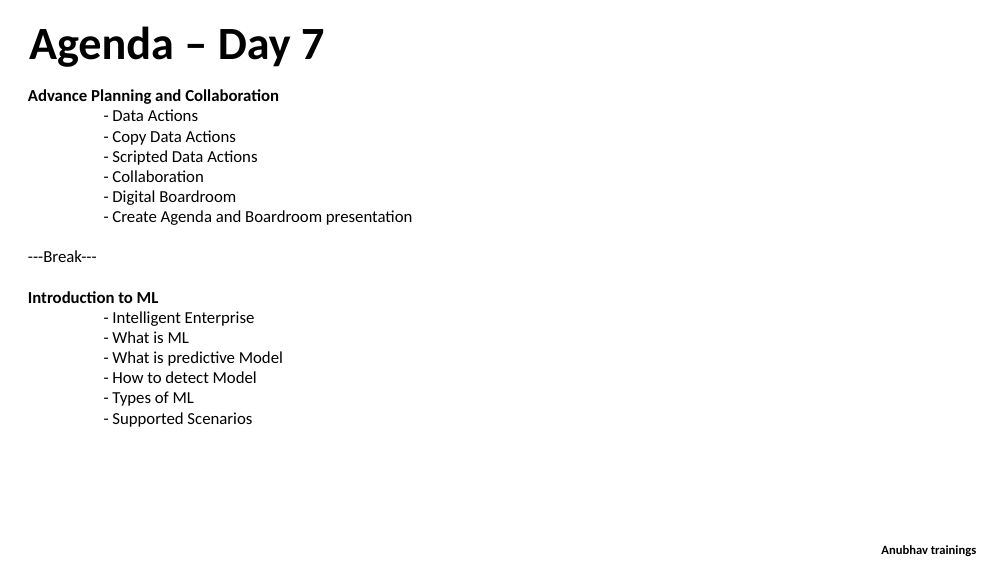
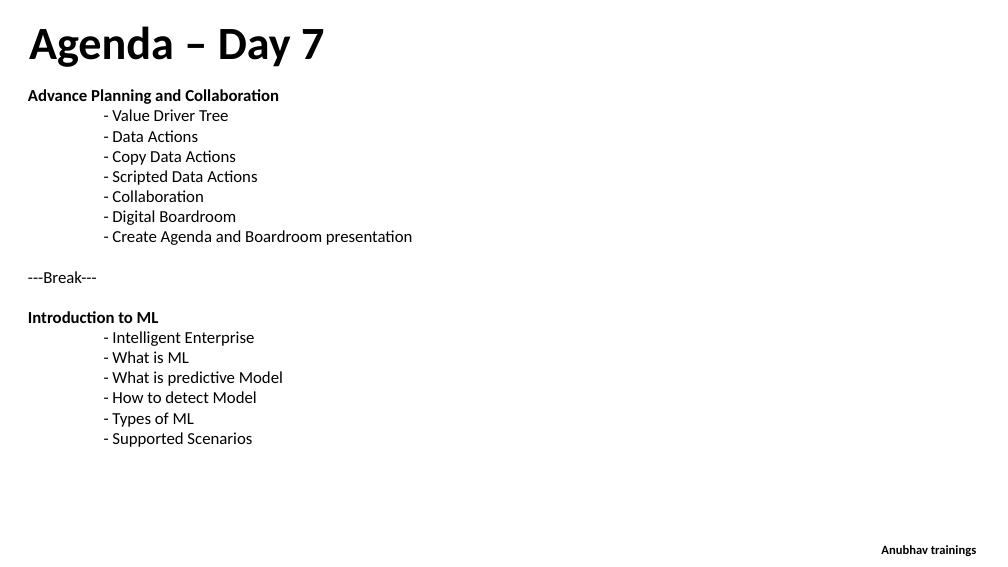
Before and after one commit to soyuztechnologies/SAC_SaamaTechnologies, a slide deck: slide 2 of day 7/SAC_Training Day 7.pptx. Drawn at 1008x567 pixels with LibreOffice and Linux fonts; fonts in the diff are those of the drawing. Boxes give left, top, right and bottom in pixels: in the first picture for what was removed or moved away, otherwise in the second. Text is boxed around its words. In the diff, an @@ line names an element or a change of style, - is before the commit and + after.

```diff
--- a/day 7/SAC_Training Day 7.pptx
+++ b/day 7/SAC_Training Day 7.pptx
@@ text at [112, 109, 228, 121]: paragraph added @@
+- Value Driver Tree
```
Also in this commit, not shown: 2 slides added, 1 other file.
